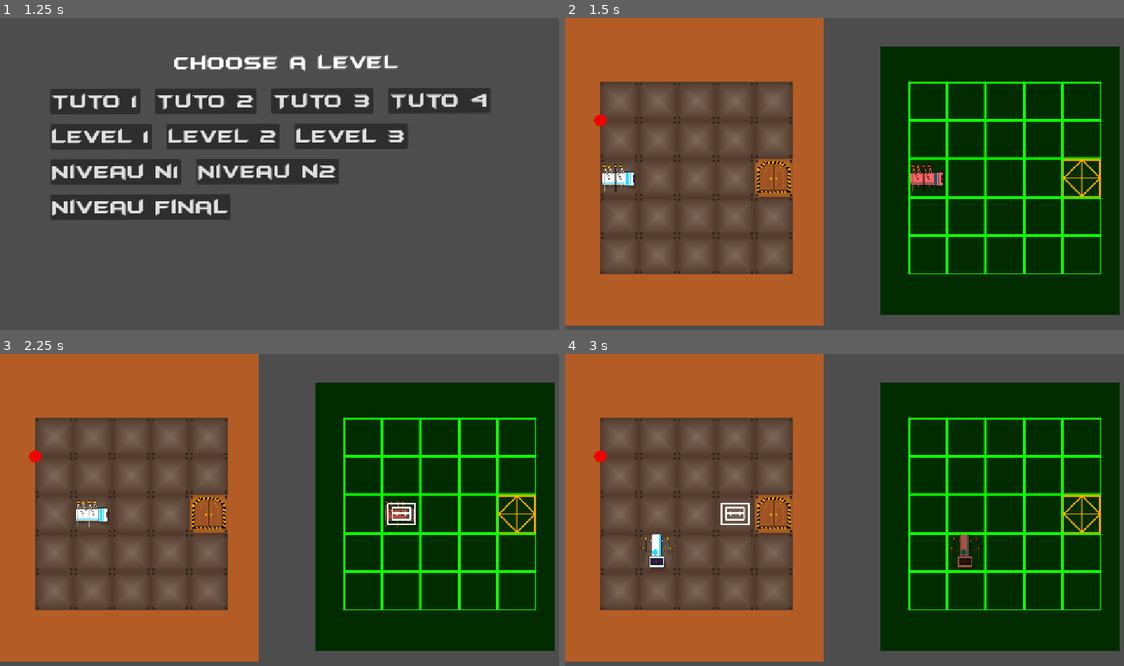
Above: before the commit, frames 1-4 (two rows, left to right).
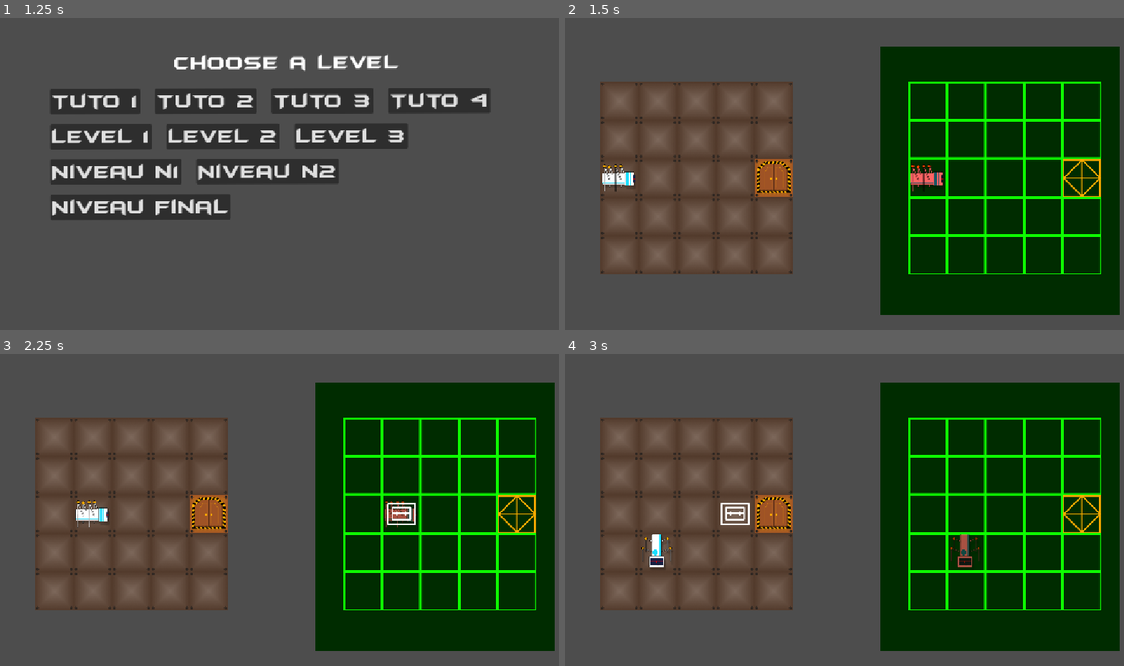
Above: after the commit, the same moments.

Repository: yuesubi/unijam-2026
Game: Godot game, scene res://Scenes/SceneContainers/meta_menu.tscn
Same seed, same stepped clock (60 frames per second), same inputs: the game is played once before the commit and once after it.
Inputs (mouse positions are in pixels of both pictures, inside the frame that each line leads up to):
- Up to frame 1 (1.25 s): click "PLAY" at 0.5 s
- Up to frame 2 (1.5 s): click "Tuto 1" at 1.25 s
- Up to frame 3 (2.25 s): tap Enter (ui_accept) at 2 s; move the mouse to (413, 497) at 2.02 s; hold Right (ui_right) from 2.03 s (still down); click (413, 497) at 2.1 s
- Up to frame 4 (3 s): tap Enter (ui_accept) at 2.27, 2.75 s; move the mouse to (738, 531) at 2.77 s; release Right (ui_right) at 2.78 s; hold Down (ui_down) from 2.78 s (still down); click (738, 531) at 2.85 s

Frame 1 is identical in both runs. In frame 2, 24% of the frame differs, in the area x 0-47%, y 0-99%; in frame 3, 24%; in frame 4, 24%.

Commit message:
decor

Diff:
--- a/into-the-maze/Scenes/Levels/level1.tscn
+++ b/into-the-maze/Scenes/Levels/level1.tscn
@@ -1,6 +1,7 @@
 [gd_scene format=4 uid="uid://cskiwq822fd1o"]
 
 [ext_resource type="PackedScene" uid="uid://c7q4y8ug8og56" path="res://Scenes/level_base.tscn" id="1_7u4ml"]
+[ext_resource type="Texture2D" uid="uid://d0yeoxobnfrhg" path="res://Assets/back/Rubalise.png" id="2_16p8j"]
 
 [node name="level_base" unique_id=402574150 instance=ExtResource("1_7u4ml")]
 
@@ -20,3 +21,38 @@
 [node name="Sprite2D" parent="level_base2" parent_id_path=PackedInt32Array(402574150) index="4" unique_id=1877904564]
 position = Vector2(1204, 338.5)
 scale = Vector2(5.921875, 6.6953125)
+
+[node name="fondNormal" parent="level_base2" parent_id_path=PackedInt32Array(402574150) index="5" unique_id=605897269]
+position = Vector2(329.49997, 341.99997)
+scale = Vector2(0.494, 0.5959004)
+
+[node name="blueBack" parent="level_base2" parent_id_path=PackedInt32Array(402574150) index="6" unique_id=658004868]
+position = Vector2(1313.5, 311.5)
+scale = Vector2(1.135, 1.163)
+
+[node name="tvbutton" parent="level_base2" parent_id_path=PackedInt32Array(402574150) index="7" unique_id=683474113]
+position = Vector2(-579, 457)
+
+[node name="rubalise" parent="level_base2" parent_id_path=PackedInt32Array(402574150) index="8" unique_id=1447633655]
+position = Vector2(329.50003, -84.5)
+scale = Vector2(1.3046875, 1.1953125)
+
+[node name="rubalise2" type="Sprite2D" parent="level_base2" parent_id_path=PackedInt32Array(402574150) index="9" unique_id=1604058874]
+z_index = -100
+position = Vector2(328, 775)
+scale = Vector2(1.3046875, 1.1953125)
+texture = ExtResource("2_16p8j")
+
+[node name="rubalise3" type="Sprite2D" parent="level_base2" parent_id_path=PackedInt32Array(402574150) index="10" unique_id=778429710]
+z_index = -100
+position = Vector2(-25.590073, 349.56274)
+rotation = -1.545759
+scale = Vector2(1.2310308, 1.1953125)
+texture = ExtResource("2_16p8j")
+
+[node name="rubalise4" type="Sprite2D" parent="level_base2" parent_id_path=PackedInt32Array(402574150) index="11" unique_id=1622763836]
+z_index = -100
+position = Vector2(670, 364.99994)
+rotation = -1.5707964
+scale = Vector2(1.2310308, 1.1953125)
+texture = ExtResource("2_16p8j")
--- a/into-the-maze/Scenes/Levels/level2.tscn
+++ b/into-the-maze/Scenes/Levels/level2.tscn
@@ -2,6 +2,7 @@
 
 [ext_resource type="PackedScene" uid="uid://c7q4y8ug8og56" path="res://Scenes/level_base.tscn" id="1_jgdhe"]
 [ext_resource type="Texture2D" uid="uid://bfqg6erlao4g6" path="res://Assets/back/Bloc_ Fond_Radar.png" id="2_qoeng"]
+[ext_resource type="Texture2D" uid="uid://d0yeoxobnfrhg" path="res://Assets/back/Rubalise.png" id="3_pqo0d"]
 
 [node name="level_base" unique_id=402574150 instance=ExtResource("1_jgdhe")]
 
@@ -18,41 +19,100 @@
 position = Vector2(454, 321)
 
 [node name="Sprite2D" parent="level_base2" parent_id_path=PackedInt32Array(402574150) index="4" unique_id=1877904564]
-position = Vector2(733.5, -67)
-scale = Vector2(8.0703125, 1.734375)
+position = Vector2(765, -67)
+scale = Vector2(8.859375, 1.734375)
 
 [node name="Sprite2D7" type="Sprite2D" parent="level_base2" parent_id_path=PackedInt32Array(402574150) index="5" unique_id=2042788089]
-z_index = -50
-position = Vector2(733.00006, 713.5)
-scale = Vector2(8.0703125, 1.6015627)
+z_index = -49
+position = Vector2(775.25, 713.5)
+scale = Vector2(8.730468, 1.6015627)
 texture = ExtResource("2_qoeng")
 
 [node name="Sprite2D2" type="Sprite2D" parent="level_base2" parent_id_path=PackedInt32Array(402574150) index="6" unique_id=1627746075]
 z_index = -50
-position = Vector2(786.75, 93.5)
-scale = Vector2(7.2460938, 0.92968744)
+position = Vector2(827.5, 93.5)
+scale = Vector2(7.882813, 0.92968744)
 texture = ExtResource("2_qoeng")
 
 [node name="Sprite2D6" type="Sprite2D" parent="level_base2" parent_id_path=PackedInt32Array(402574150) index="7" unique_id=461880233]
-z_index = -50
-position = Vector2(786, 583)
-scale = Vector2(7.2460938, 1.4179685)
+z_index = -49
+position = Vector2(826.62506, 583)
+scale = Vector2(7.8808603, 1.4179685)
 texture = ExtResource("2_qoeng")
 
 [node name="Sprite2D3" type="Sprite2D" parent="level_base2" parent_id_path=PackedInt32Array(402574150) index="8" unique_id=1579149587]
-z_index = -50
-position = Vector2(859, 214.75002)
-scale = Vector2(6.1093745, 1.1132813)
+z_index = -49
+position = Vector2(900, 214.75002)
+scale = Vector2(6.7499995, 1.1132813)
 texture = ExtResource("2_qoeng")
 
 [node name="Sprite2D5" type="Sprite2D" parent="level_base2" parent_id_path=PackedInt32Array(402574150) index="9" unique_id=1973736570]
 z_index = -50
-position = Vector2(859.00006, 433.75)
-scale = Vector2(6.1093745, 1.1132813)
+position = Vector2(899.5, 433.75)
+scale = Vector2(6.742187, 1.1132813)
 texture = ExtResource("2_qoeng")
 
 [node name="Sprite2D4" type="Sprite2D" parent="level_base2" parent_id_path=PackedInt32Array(402574150) index="10" unique_id=539268831]
 z_index = -50
-position = Vector2(913.9375, 321)
-scale = Vector2(5.2490234, 0.92968744)
+position = Vector2(902, 321)
+scale = Vector2(6.7031245, 0.92968744)
 texture = ExtResource("2_qoeng")
+
+[node name="fondNormal" parent="level_base2" parent_id_path=PackedInt32Array(402574150) index="11" unique_id=605897269]
+z_index = -52
+position = Vector2(84.999985, 319.50003)
+scale = Vector2(0.6906666, 0.7240117)
+
+[node name="blueBack" parent="level_base2" parent_id_path=PackedInt32Array(402574150) index="12" unique_id=658004868]
+position = Vector2(833, 335.5)
+scale = Vector2(1.248, 1.119)
+
+[node name="rubalise" parent="level_base2" parent_id_path=PackedInt32Array(402574150) index="14" unique_id=1447633655]
+position = Vector2(-151, -163)
+scale = Vector2(1.14375, 1)
+
+[node name="rubalise6" type="Sprite2D" parent="level_base2" parent_id_path=PackedInt32Array(402574150) index="15" unique_id=1058965774]
+z_index = -51
+position = Vector2(307, 81)
+scale = Vector2(1.0875, 1)
+texture = ExtResource("3_pqo0d")
+
+[node name="rubalise7" type="Sprite2D" parent="level_base2" parent_id_path=PackedInt32Array(402574150) index="16" unique_id=678232892]
+z_index = -51
+position = Vector2(281, 570)
+scale = Vector2(1.0875, 1)
+texture = ExtResource("3_pqo0d")
+
+[node name="rubalise4" type="Sprite2D" parent="level_base2" parent_id_path=PackedInt32Array(402574150) index="17" unique_id=1441273853]
+z_index = -50
+position = Vector2(172.78464, 353.71283)
+rotation = 1.5707964
+scale = Vector2(1.6796474, 0.6818111)
+texture = ExtResource("3_pqo0d")
+
+[node name="rubalise5" type="Sprite2D" parent="level_base2" parent_id_path=PackedInt32Array(402574150) index="18" unique_id=460239620]
+z_index = -48
+position = Vector2(308.00003, 404.0615)
+rotation = 1.5707964
+scale = Vector2(1.1236538, 0.8660253)
+texture = ExtResource("3_pqo0d")
+
+[node name="rubalise8" type="Sprite2D" parent="level_base2" parent_id_path=PackedInt32Array(402574150) index="19" unique_id=1789702293]
+z_index = -50
+position = Vector2(416.99997, 486)
+rotation = 1.5707964
+scale = Vector2(1.0298718, 0.8660253)
+texture = ExtResource("3_pqo0d")
+
+[node name="rubalise3" type="Sprite2D" parent="level_base2" parent_id_path=PackedInt32Array(402574150) index="20" unique_id=1607693176]
+z_index = -100
+position = Vector2(-145, 840)
+scale = Vector2(1.14375, 1)
+texture = ExtResource("3_pqo0d")
+
+[node name="rubalise2" type="Sprite2D" parent="level_base2" parent_id_path=PackedInt32Array(402574150) index="21" unique_id=623193701]
+z_index = -100
+position = Vector2(-451, 362.19482)
+rotation = 1.5707964
+scale = Vector2(1.6193588, 1)
+texture = ExtResource("3_pqo0d")
--- a/into-the-maze/Scenes/Levels/level3.tscn
+++ b/into-the-maze/Scenes/Levels/level3.tscn
@@ -33,3 +33,15 @@
 position = Vector2(1111, 204.99995)
 scale = Vector2(6.0429697, 9.390625)
 texture = ExtResource("2_jwpnw")
+
+[node name="fondNormal" parent="level_base2" parent_id_path=PackedInt32Array(402574150) index="7" unique_id=605897269]
+position = Vector2(-1607.9999, 127.99999)
+
+[node name="blueBack" parent="level_base2" parent_id_path=PackedInt32Array(402574150) index="8" unique_id=658004868]
+position = Vector2(-1444, 111)
+
+[node name="tvbutton" parent="level_base2" parent_id_path=PackedInt32Array(402574150) index="9" unique_id=683474113]
+position = Vector2(-1070, -13)
+
+[node name="rubalise" parent="level_base2" parent_id_path=PackedInt32Array(402574150) index="10" unique_id=1447633655]
+position = Vector2(-1274, 154)
--- a/into-the-maze/Scenes/Levels/levelButton.tscn
+++ b/into-the-maze/Scenes/Levels/levelButton.tscn
@@ -24,6 +24,15 @@
 [node name="Sprite2D" parent="level_base2" parent_id_path=PackedInt32Array(402574150) index="4" unique_id=1877904564]
 position = Vector2(1226.5, 326.50003)
 scale = Vector2(7.5078125, 8.2421875)
+
+[node name="fondNormal" parent="level_base2" parent_id_path=PackedInt32Array(402574150) index="5" unique_id=605897269]
+position = Vector2(-1194.9999, 475.99997)
+
+[node name="blueBack" parent="level_base2" parent_id_path=PackedInt32Array(402574150) index="6" unique_id=658004868]
+position = Vector2(-1554, 572)
+
+[node name="rubalise" parent="level_base2" parent_id_path=PackedInt32Array(402574150) index="8" unique_id=1447633655]
+position = Vector2(-1011, 288)
 
 [node name="explWallLeft" parent="." index="1" unique_id=625301696 instance=ExtResource("2_spw4c")]
 position = Vector2(1, 125)
--- a/into-the-maze/Scenes/Levels/niveau n1.tscn
+++ b/into-the-maze/Scenes/Levels/niveau n1.tscn
@@ -23,3 +23,15 @@
 [node name="Sprite2D" parent="level_base2" index="4" unique_id=1877904564]
 position = Vector2(611, 178)
 scale = Vector2(13.734375, 3.828125)
+
+[node name="fondNormal" parent="level_base2" index="5" unique_id=605897269]
+position = Vector2(-1522.9999, 65.99999)
+
+[node name="blueBack" parent="level_base2" index="6" unique_id=658004868]
+position = Vector2(-2099, 138)
+
+[node name="tvbutton" parent="level_base2" index="7" unique_id=683474113]
+position = Vector2(-680, 0)
+
+[node name="rubalise" parent="level_base2" index="8" unique_id=1447633655]
+position = Vector2(-1512, 166)
--- a/into-the-maze/Scenes/Levels/niveau n2.tscn
+++ b/into-the-maze/Scenes/Levels/niveau n2.tscn
@@ -24,6 +24,18 @@
 [node name="Sprite2D" parent="level_base2" parent_id_path=PackedInt32Array(402574150) index="4" unique_id=1877904564]
 position = Vector2(1615, 208.49997)
 scale = Vector2(8.0625, 8.6796875)
+
+[node name="fondNormal" parent="level_base2" parent_id_path=PackedInt32Array(402574150) index="5" unique_id=605897269]
+position = Vector2(-1371.9999, 20.999998)
+
+[node name="blueBack" parent="level_base2" parent_id_path=PackedInt32Array(402574150) index="6" unique_id=658004868]
+position = Vector2(-1906, 62)
+
+[node name="tvbutton" parent="level_base2" parent_id_path=PackedInt32Array(402574150) index="7" unique_id=683474113]
+position = Vector2(-746, -59)
+
+[node name="rubalise" parent="level_base2" parent_id_path=PackedInt32Array(402574150) index="8" unique_id=1447633655]
+position = Vector2(-1219, 62)
 
 [node name="b11" parent="." index="1" unique_id=899705201 node_paths=PackedStringArray("linked_walls") instance=ExtResource("2_odnog")]
 position = Vector2(124, 510)
--- a/into-the-maze/Scenes/Levels/tuto1.tscn
+++ b/into-the-maze/Scenes/Levels/tuto1.tscn
@@ -27,3 +27,15 @@
 [node name="Sprite2D" parent="level_base2" parent_id_path=PackedInt32Array(402574150) index="4" unique_id=1877904564]
 position = Vector2(1327, 201.5)
 scale = Vector2(6.203125, 6.9609375)
+
+[node name="fondNormal" parent="level_base2" parent_id_path=PackedInt32Array(402574150) index="5" unique_id=605897269]
+position = Vector2(-1419.9999, 135.99998)
+
+[node name="blueBack" parent="level_base2" parent_id_path=PackedInt32Array(402574150) index="6" unique_id=658004868]
+position = Vector2(-1705, 219)
+
+[node name="tvbutton" parent="level_base2" parent_id_path=PackedInt32Array(402574150) index="7" unique_id=683474113]
+position = Vector2(-1061, 182)
+
+[node name="rubalise" parent="level_base2" parent_id_path=PackedInt32Array(402574150) index="8" unique_id=1447633655]
+position = Vector2(-1400, 217)
--- a/into-the-maze/Scenes/Levels/tuto2.tscn
+++ b/into-the-maze/Scenes/Levels/tuto2.tscn
@@ -2,21 +2,40 @@
 
 [ext_resource type="PackedScene" uid="uid://c7q4y8ug8og56" path="res://Scenes/level_base.tscn" id="1_aw7et"]
 [ext_resource type="Script" uid="uid://denqj84502rhx" path="res://Scripts/specific_scripts/tuto2.gd" id="2_pe867"]
+[ext_resource type="Texture2D" uid="uid://cf2lsp2od0ra7" path="res://Assets/spider/Spider_Right.png" id="3_5tv75"]
 
-[node name="level_base" unique_id=402574150 instance=ExtResource("1_aw7et")]
+[node name="level_base2" unique_id=402574150 instance=ExtResource("1_aw7et")]
 
-[node name="Player" parent="." index="0" unique_id=1499959281]
+[node name="Player" parent="level_base2" parent_id_path=PackedInt32Array(402574150) index="0" unique_id=1499959281]
 position = Vector2(1, 647)
 
-[node name="invis_player" parent="." index="1" unique_id=1802008750]
+[node name="invis_player" parent="level_base2" parent_id_path=PackedInt32Array(402574150) index="1" unique_id=1802008750]
 position = Vector2(1, 127)
 script = ExtResource("2_pe867")
 
-[node name="Sprite2D" parent="invis_player" index="0" unique_id=1184983573]
-visible = true
+[node name="invis_player#Sprite2D" type="Sprite2D" parent="level_base2/invis_player" index="0" unique_id=1184983573]
+modulate = Color(1, 0.39215687, 0.39215687, 1)
+position = Vector2(64, 64)
+texture = ExtResource("3_5tv75")
 
-[node name="TileMap" parent="." index="2" unique_id=1646785559]
+[node name="TileMap" parent="level_base2" parent_id_path=PackedInt32Array(402574150) index="2" unique_id=1646785559]
 tile_map_data = PackedByteArray("AAAIAAEACwAAAAEAAAAIAAMAAgAAAAAAAAABAAIAAgAAAAAAAAABAAAACwAAAAEAAAACAAAACwAAAAEAAAADAA …(2464 unchanged characters)…
 
-[node name="Camera2D" parent="." index="3" unique_id=1721326176]
+[node name="Camera2D" parent="level_base2" parent_id_path=PackedInt32Array(402574150) index="3" unique_id=1721326176]
 position = Vector2(712, 385)
+
+[node name="Sprite2D" parent="level_base2" parent_id_path=PackedInt32Array(402574150) index="4" unique_id=1877904564]
+position = Vector2(729, 119)
+scale = Vector2(13.4375, 2.859375)
+
+[node name="fondNormal" parent="level_base2" parent_id_path=PackedInt32Array(402574150) index="5" unique_id=605897269]
+position = Vector2(-1741.9999, -225.99998)
+
+[node name="blueBack" parent="level_base2" parent_id_path=PackedInt32Array(402574150) index="6" unique_id=658004868]
+position = Vector2(-1262, -230)
+
+[node name="tvbutton" parent="level_base2" parent_id_path=PackedInt32Array(402574150) index="7" unique_id=683474113]
+position = Vector2(-760, -71)
+
+[node name="rubalise" parent="level_base2" parent_id_path=PackedInt32Array(402574150) index="8" unique_id=1447633655]
+position = Vector2(-1621, -84)
--- a/into-the-maze/Scenes/Levels/tuto3.tscn
+++ b/into-the-maze/Scenes/Levels/tuto3.tscn
@@ -2,21 +2,40 @@
 
 [ext_resource type="PackedScene" uid="uid://c7q4y8ug8og56" path="res://Scenes/level_base.tscn" id="1_rgcfj"]
 [ext_resource type="Script" uid="uid://chf7pu6xcm8sc" path="res://Scripts/specific_scripts/tuto3.gd" id="2_wahho"]
+[ext_resource type="Texture2D" uid="uid://cf2lsp2od0ra7" path="res://Assets/spider/Spider_Right.png" id="3_r8ab7"]
 
-[node name="level_base" unique_id=402574150 instance=ExtResource("1_rgcfj")]
+[node name="level_base2" unique_id=402574150 instance=ExtResource("1_rgcfj")]
 
-[node name="Player" parent="." index="0" unique_id=1499959281]
+[node name="Player" parent="level_base2" parent_id_path=PackedInt32Array(402574150) index="0" unique_id=1499959281]
 position = Vector2(1, 647)
 
-[node name="invis_player" parent="." index="1" unique_id=1802008750]
+[node name="invis_player" parent="level_base2" parent_id_path=PackedInt32Array(402574150) index="1" unique_id=1802008750]
 position = Vector2(130, 127)
 script = ExtResource("2_wahho")
 
-[node name="Sprite2D" parent="invis_player" index="0" unique_id=1184983573]
-visible = true
+[node name="invis_player#Sprite2D" type="Sprite2D" parent="level_base2/invis_player" index="0" unique_id=1184983573]
+modulate = Color(1, 0.39215687, 0.39215687, 1)
+position = Vector2(64, 64)
+texture = ExtResource("3_r8ab7")
 
-[node name="TileMap" parent="." index="2" unique_id=1646785559]
+[node name="TileMap" parent="level_base2" parent_id_path=PackedInt32Array(402574150) index="2" unique_id=1646785559]
 tile_map_data = PackedByteArray("AAAIAAEACwAAAAEAAAAIAAMAAgAAAAAAAAABAAIAAgAAAAAAAAABAAAACwAAAAEAAAACAAAACwAAAAEAAAADAA …(2352 unchanged characters)…
 
-[node name="Camera2D" parent="." index="3" unique_id=1721326176]
+[node name="Camera2D" parent="level_base2" parent_id_path=PackedInt32Array(402574150) index="3" unique_id=1721326176]
 position = Vector2(704, 378)
+
+[node name="Sprite2D" parent="level_base2" parent_id_path=PackedInt32Array(402574150) index="4" unique_id=1877904564]
+position = Vector2(706.99994, 124.000015)
+scale = Vector2(13.484375, 3.1562498)
+
+[node name="fondNormal" parent="level_base2" parent_id_path=PackedInt32Array(402574150) index="5" unique_id=605897269]
+position = Vector2(-1108.9999, 273.99997)
+
+[node name="blueBack" parent="level_base2" parent_id_path=PackedInt32Array(402574150) index="6" unique_id=658004868]
+position = Vector2(-796, 305)
+
+[node name="tvbutton" parent="level_base2" parent_id_path=PackedInt32Array(402574150) index="7" unique_id=683474113]
+position = Vector2(-648, 60)
+
+[node name="rubalise" parent="level_base2" parent_id_path=PackedInt32Array(402574150) index="8" unique_id=1447633655]
+position = Vector2(-739, 291)
--- a/into-the-maze/Scenes/Levels/tuto4.tscn
+++ b/into-the-maze/Scenes/Levels/tuto4.tscn
@@ -17,3 +17,15 @@
 [node name="Sprite2D" parent="level_base2" parent_id_path=PackedInt32Array(402574150) index="4" unique_id=1877904564]
 position = Vector2(812, 341.50003)
 scale = Vector2(5.84375, 5.3046875)
+
+[node name="fondNormal" parent="level_base2" parent_id_path=PackedInt32Array(402574150) index="5" unique_id=605897269]
+position = Vector2(-1192.9999, 379.99997)
+
+[node name="blueBack" parent="level_base2" parent_id_path=PackedInt32Array(402574150) index="6" unique_id=658004868]
+position = Vector2(-872, 236)
+
+[node name="tvbutton" parent="level_base2" parent_id_path=PackedInt32Array(402574150) index="7" unique_id=683474113]
+position = Vector2(-625, 125)
+
+[node name="rubalise" parent="level_base2" parent_id_path=PackedInt32Array(402574150) index="8" unique_id=1447633655]
+position = Vector2(-705, 186)
--- a/into-the-maze/Scenes/Levels/tutoLaser.tscn
+++ b/into-the-maze/Scenes/Levels/tutoLaser.tscn
@@ -66,6 +66,18 @@
 scale = Vector2(2.6981204, 1.1718749)
 texture = ExtResource("2_vm37b")
 
+[node name="fondNormal" parent="level_base2" parent_id_path=PackedInt32Array(402574150) index="12" unique_id=605897269]
+position = Vector2(-1529.9999, 344.99997)
+
+[node name="blueBack" parent="level_base2" parent_id_path=PackedInt32Array(402574150) index="13" unique_id=658004868]
+position = Vector2(-1191, 235)
+
+[node name="tvbutton" parent="level_base2" parent_id_path=PackedInt32Array(402574150) index="14" unique_id=683474113]
+position = Vector2(-694, 72)
+
+[node name="rubalise" parent="level_base2" parent_id_path=PackedInt32Array(402574150) index="15" unique_id=1447633655]
+position = Vector2(-1018, 72)
+
 [node name="Portal" parent="." index="1" unique_id=1833809616 node_paths=PackedStringArray("linkedPortal") instance=ExtResource("2_f20yq")]
 position = Vector2(383, -123)
 linkedPortal = NodePath("../Portal2")
--- a/into-the-maze/Scenes/level_base.tscn
+++ b/into-the-maze/Scenes/level_base.tscn
@@ -8,6 +8,7 @@
 [ext_resource type="Texture2D" uid="uid://b1nsp0jjhpult" path="res://Assets/void.png" id="6_3bmkt"]
 [ext_resource type="Texture2D" uid="uid://bfqg6erlao4g6" path="res://Assets/back/Bloc_ Fond_Radar.png" id="7_2ssho"]
 [ext_resource type="Texture2D" uid="uid://dbxprnpuqfkmo" path="res://Assets/back/Fond_Reel.png" id="8_qn2pf"]
+[ext_resource type="Texture2D" uid="uid://eac217787lqn" path="res://Assets/back/Television.png" id="9_3bmkt"]
 [ext_resource type="Texture2D" uid="uid://ce3y4qx2vasod" path="res://Assets/back/Ellipse 168.png" id="9_xnoyx"]
 [ext_resource type="Texture2D" uid="uid://d0yeoxobnfrhg" path="res://Assets/back/Rubalise.png" id="10_3bmkt"]
 
@@ -119,6 +120,8 @@
 texture = ExtResource("8_qn2pf")
 
 [node name="blueBack" type="Sprite2D" parent="level_base2" unique_id=658004868]
+z_index = -100
+texture = ExtResource("9_3bmkt")
 
 [node name="tvbutton" type="Sprite2D" parent="level_base2" unique_id=683474113]
 texture = ExtResource("9_xnoyx")
Binary file added: into-the-maze/Assets/Version_2_design/Bloc_Radar_Claire.png
Not shown, added: into-the-maze/Assets/Version_2_design/Bloc_Radar_Claire.png.import
Binary file added: into-the-maze/Assets/Version_2_design/Bloc_Radar_Foncée.png
Not shown, added: into-the-maze/Assets/Version_2_design/Bloc_Radar_Foncée.png.import
Binary file added: into-the-maze/Assets/Version_2_design/Bloc_Radar_Moyenne.png
Not shown, added: into-the-maze/Assets/Version_2_design/Bloc_Radar_Moyenne.png.import
Binary file added: into-the-maze/Assets/back/Television.png
Not shown, added: into-the-maze/Assets/back/Television.png.import
